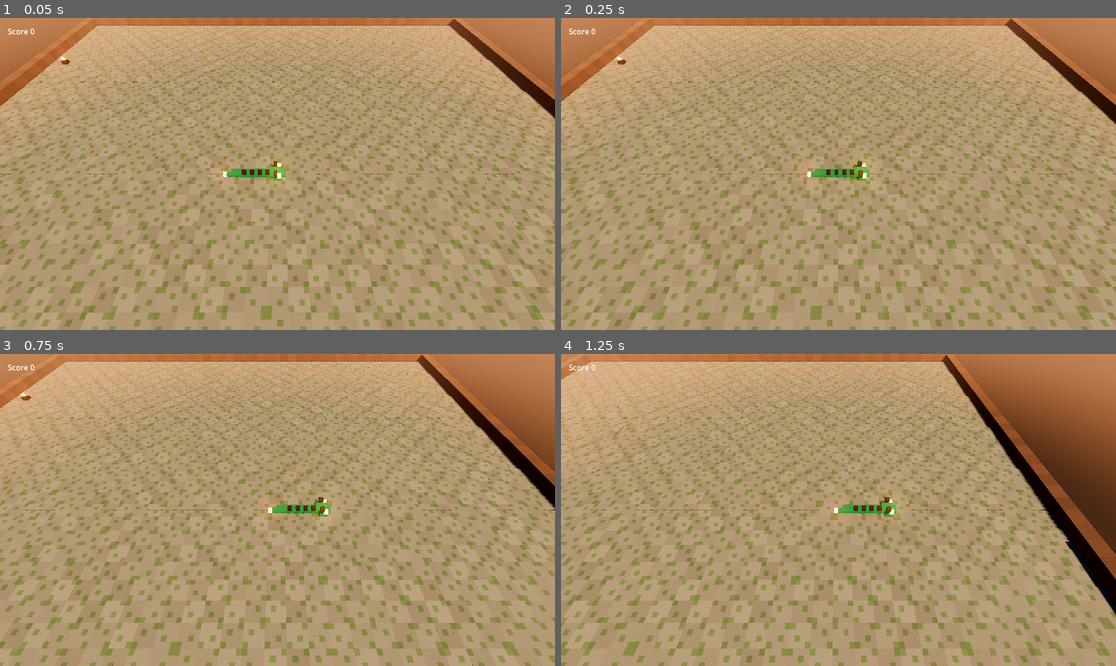
Above: before the commit, frames 1-4 (two rows, left to right).
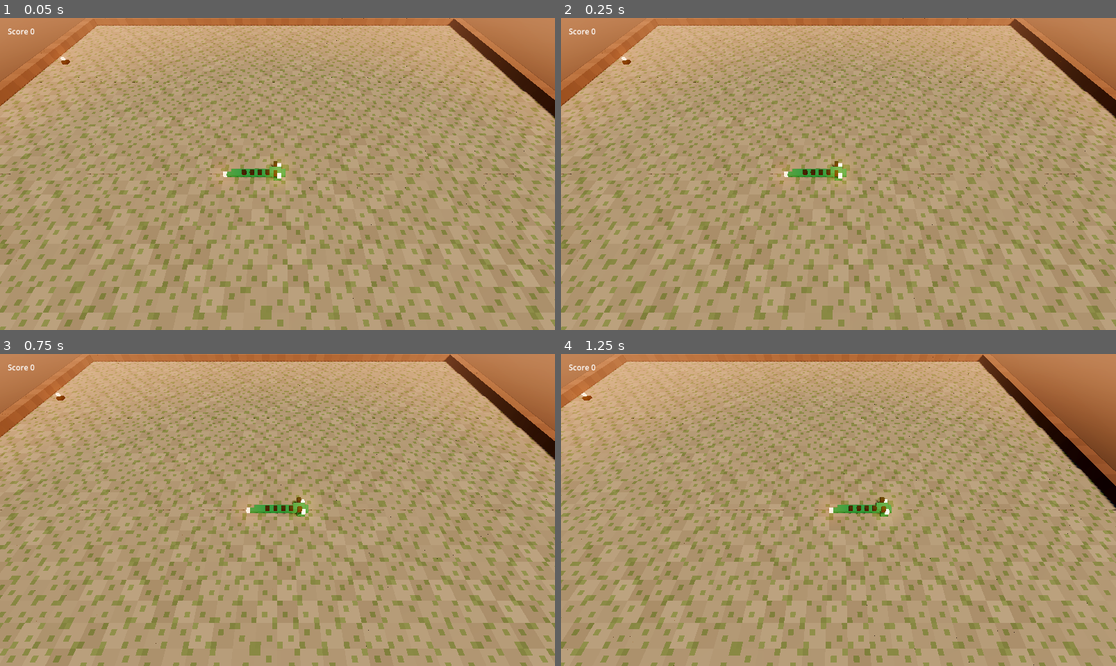
Above: after the commit, the same moments.

Repository: chlesser/cmpm121-d4
Game: Godot game, scene res://main.tscn
Two runs of this game, one before a commit and one after it. Both use one fixed random seed, a clock stepped at 60 frames per second and the inputs below.
Inputs:
- Up to frame 1 (0.05 s): no input
- Up to frame 2 (0.25 s): no input
- Up to frame 3 (0.75 s): hold Right (ui_right) from 0.53 s (still down)
- Up to frame 4 (1.25 s): keep holding Right (ui_right)

Frame 1 is identical in both runs. In frame 2, 36% of the frame differs, in the area x 0-100%, y 0-100%; in frame 3, 37%; in frame 4, 36%.

Commit message:
[Step 2] Added GameStates, BigScoreText, Tests, Harm

Diff:
--- a/app/main.gd
+++ b/app/main.gd
@@ -17,6 +17,7 @@
 var segments: Array[MeshInstance3D] = []
 var food_mesh := MeshInstance3D.new()
 var score_label := Label.new()
+var big_score_label := Label.new()
 var camera := Camera3D.new()
 var _clock := 0.0
 
@@ -26,18 +27,38 @@
 	_build_stage()
 	food_mesh.mesh = meshes["food"]
 	score_label.position = Vector2(16, 16)
+	big_score_label.set_anchors_and_offsets_preset(Control.PRESET_FULL_RECT)
+	big_score_label.add_theme_font_size_override("font_size", 32)
+	big_score_label.horizontal_alignment = HORIZONTAL_ALIGNMENT_CENTER
+	big_score_label.vertical_alignment = VERTICAL_ALIGNMENT_CENTER
+	add_child(big_score_label)
+	big_score_label.visible = false
 	add_child(food_mesh)
 	add_child(score_label)
 	_draw_dragon()
 	_draw_food()
 	_draw_score()
+	session.state_changed.connect(state_changed)
 
 
 ## Input arrives as events, so even a tap shorter than one frame is never missed.
 func _unhandled_input(event: InputEvent) -> void:
-	for action in DIRECTIONS:
-		if event.is_action_pressed(action):
-			session.dragon.turn(DIRECTIONS[action])
+	match session.state:
+		Session.State.PLAYING:
+			for action in DIRECTIONS:
+				if event.is_action_pressed(action):
+					session.dragon.turn(DIRECTIONS[action])
+		Session.State.READY:
+			big_score_label.visible = false
+			session.start_game()
+		Session.State.GAMEOVER:
+			new_session()
+			big_score_label.visible = false
+
+
+func show_big_text() -> void:
+	big_score_label.text = "Score %d \n Press any button to restart" % session.score
+	big_score_label.visible = true
 
 
 func _process(delta: float) -> void:
@@ -49,6 +70,16 @@
 		_draw_food()
 		_draw_score()
 	_follow(delta)
+
+
+func new_session() -> void:
+	session = Session.new(GRID)
+	session.state_changed.connect(state_changed)
+
+
+func state_changed(new_state: Session.State):
+	if new_state == Session.State.GAMEOVER:
+		show_big_text()
 
 
 ## Sky, light, and tiles live in app/stage.gd; the camera follows the head.
--- a/core/session.gd
+++ b/core/session.gd
@@ -4,10 +4,14 @@
 class_name Session
 extends RefCounted
 
+signal state_changed(new_state: State)
+enum State { READY, PLAYING, GAMEOVER, OVER }
+
 const GROWTH_PER_FOOD := 1  # body cells added per bite
 const RNG_SEED := 121  # fixed, so food placement is the same every run and in tests
 
 var board: Board
+var state := State.READY
 var dragon: Dragon
 var food := Vector2i.ZERO  # the cell the dragon eats when its head enters it
 var score := 0  # how much food has been eaten
@@ -24,12 +28,24 @@
 ## One step of the rules. TODO for D4: collisions with the dragon's own body and
 ## with solid tiles (board.is_solid). Both need the dragon and something else,
 ## which is why they go here rather than in Dragon.tick.
+func start_game() -> void:
+	state_change(State.PLAYING)
+
+
 func tick() -> void:
+	if state != State.PLAYING:
+		return
 	dragon.tick()
 	if dragon.body[0] == food:
 		score += 1
 		dragon.grow(GROWTH_PER_FOOD)
 		_place_food()
+	if board.is_solid(dragon.body[0]):
+		state_change(State.GAMEOVER)
+		return
+	if dragon.body[0] in dragon.body.slice(1):
+		state_change(State.GAMEOVER)
+		return
 
 
 ## Put the food on a free cell: floor that no part of the dragon covers.
@@ -39,3 +55,8 @@
 		if not board.is_solid(cell) and cell not in dragon.body:
 			free.append(cell)
 	food = free[_rng.randi_range(0, free.size() - 1)]
+
+
+func state_change(new_state: State) -> void:
+	state = new_state
+	state_changed.emit(state)
--- a/tests/session_test.gd
+++ b/tests/session_test.gd
@@ -3,18 +3,21 @@
 
 func test_a_tick_moves_the_dragon_head() -> void:
 	var session := Session.new(Vector2i(10, 10))
+	session.start_game()
 	session.tick()
 	assert_eq(session.dragon.body[0], Vector2i(6, 5))
 
 
 func test_the_dragon_starts_on_open_floor_inside_a_wall() -> void:
 	var session := Session.new(Vector2i(10, 10))
+	session.start_game()
 	assert_true(session.board.is_solid(Vector2i(0, 0)))
 	assert_true(not session.board.is_solid(session.dragon.body[0]))
 
 
 func test_eating_grows_the_body_by_the_chosen_amount() -> void:
 	var session := Session.new(Vector2i(10, 10))
+	session.start_game()
 	var start := session.dragon.body.size()
 	session.food = session.dragon.body[0] + session.dragon.heading  # straight ahead
 	session.tick()  # the head enters the food and eats it
@@ -26,6 +29,7 @@
 func test_new_food_never_appears_on_the_body() -> void:
 	for rng_seed in 20:  # each seed respawns the food somewhere different
 		var session := Session.new(Vector2i(10, 10), rng_seed)
+		session.start_game()
 		session.food = session.dragon.body[0] + session.dragon.heading
 		session.tick()  # the head enters the food: it is eaten, and new food is placed
 		assert_true(not session.board.is_solid(session.food))
@@ -34,8 +38,49 @@
 
 func test_the_score_counts_what_was_eaten() -> void:
 	var session := Session.new(Vector2i(10, 10))
+	session.start_game()
 	session.food = session.dragon.body[0] + session.dragon.heading
 	session.tick()
 	session.food = session.dragon.body[0] + session.dragon.heading
 	session.tick()
 	assert_eq(session.score, 2)
+
+
+func test_hitting_wall_kills() -> void:
+	var session := Session.new(Vector2i(10, 10))
+	session.start_game()
+	for i in 6:
+		session.tick()
+	assert_eq(session.state, Session.State.GAMEOVER)
+
+
+func test_hitting_self_kills() -> void:
+	var session := Session.new(Vector2i(10, 10))
+	session.start_game()
+	session.food = session.dragon.body[0] + session.dragon.heading
+	session.tick()
+	session.dragon.turn(Vector2i.UP)
+	session.tick()
+	session.dragon.turn(Vector2i.LEFT)
+	session.tick()
+	session.dragon.turn(Vector2i.DOWN)
+	session.tick()
+	assert_eq(session.state, Session.State.GAMEOVER)
+
+
+func test_missing_tail_safe() -> void:
+	var session := Session.new(Vector2i(10, 10))
+	session.start_game()
+	session.tick()
+	session.dragon.turn(Vector2i.UP)
+	session.tick()
+	session.dragon.turn(Vector2i.LEFT)
+	session.tick()
+	session.dragon.turn(Vector2i.DOWN)
+	session.tick()
+	assert_eq(session.state, Session.State.PLAYING)
+
+
+func test_starts_after_input() -> void:
+	var session := Session.new(Vector2i(10, 10))
+	assert_eq(session.state, Session.State.READY)
